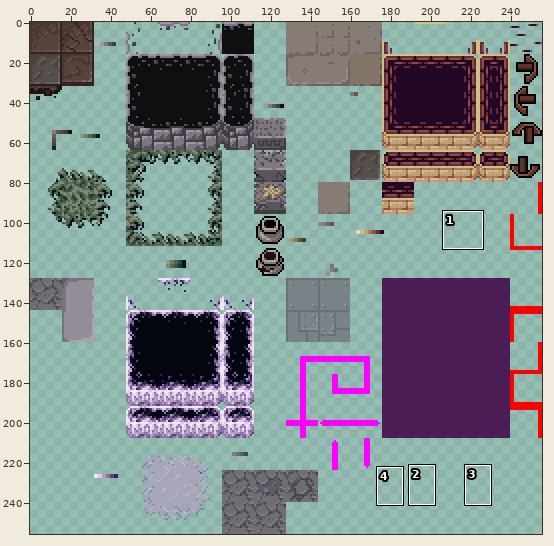
Two states of a sprite sheet, res/tileset.png. The picture above shows the old version from afar; the outline marks the close-up.
Close-up. Before the commit:
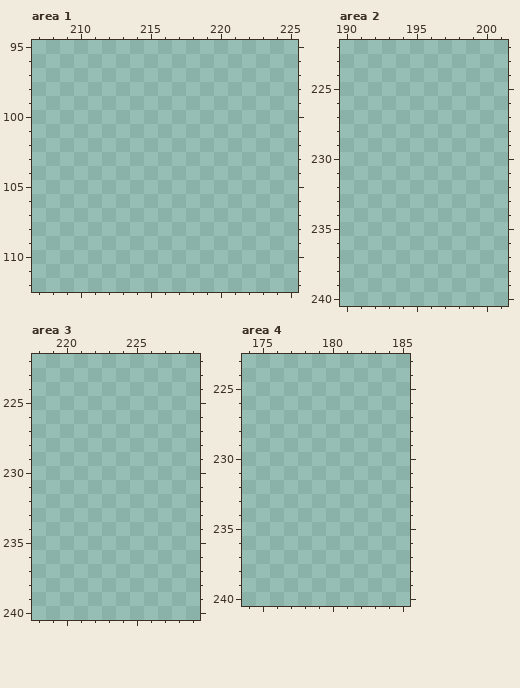
The file is 256x256 pixels. Colours within 5 levels of each other are drawn and written as one. Shown: area 1: x 207..225, y 95..112; area 2: x 190..201, y 222..240; area 3: x 218..229, y 222..240; area 4: x 174..185, y 223..240. The commit also changed other parts of the picture, which this record leaves out.
The same view after the edit:
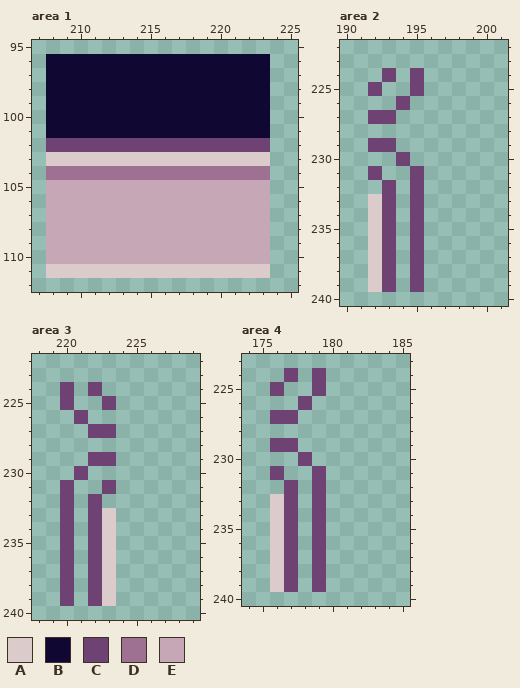
Palette (. is transparent): A #dbcbcb  B #100833  C #6e4272  D #9e7091  E #c6a7b5
The edit:
--- area 1
@@ x 207..225 @@
  95 ...................
- 96 ...................
- 97 ...................
- 98 ...................
- 99 ...................
-100 ...................
-101 ...................
-102 ...................
-103 ...................
-104 ...................
-105 ...................
-106 ...................
-107 ...................
-108 ...................
-109 ...................
-110 ...................
-111 ...................
+ 96 .BBBBBBBBBBBBBBBB..
+ 97 .BBBBBBBBBBBBBBBB..
+ 98 .BBBBBBBBBBBBBBBB..
+ 99 .BBBBBBBBBBBBBBBB..
+100 .BBBBBBBBBBBBBBBB..
+101 .BBBBBBBBBBBBBBBB..
+102 .CCCCCCCCCCCCCCCC..
+103 .AAAAAAAAAAAAAAAA..
+104 .DDDDDDDDDDDDDDDD..
+105 .EEEEEEEEEEEEEEEE..
+106 .EEEEEEEEEEEEEEEE..
+107 .EEEEEEEEEEEEEEEE..
+108 .EEEEEEEEEEEEEEEE..
+109 .EEEEEEEEEEEEEEEE..
+110 .EEEEEEEEEEEEEEEE..
+111 .AAAAAAAAAAAAAAAA..
 112 ...................
--- area 2
@@ x 190..197 @@
 223 ........
-224 ........
-225 ........
-226 ........
-227 ........
+224 ...C.C..
+225 ..C..C..
+226 ....C...
+227 ..CC....
 228 ........
-229 ........
-230 ........
-231 ........
-232 ........
-233 ........
-234 ........
-235 ........
-236 ........
-237 ........
-238 ........
-239 ........
+229 ..CC....
+230 ....C...
+231 ..C..C..
+232 ...C.C..
+233 ..AC.C..
+234 ..AC.C..
+235 ..AC.C..
+236 ..AC.C..
+237 ..AC.C..
+238 ..AC.C..
+239 ..AC.C..
 240 ........
--- area 3
@@ x 218..225 @@
 223 ........
-224 ........
-225 ........
-226 ........
-227 ........
+224 ..C.C...
+225 ..C..C..
+226 ...C....
+227 ....CC..
 228 ........
-229 ........
-230 ........
-231 ........
-232 ........
-233 ........
-234 ........
-235 ........
-236 ........
-237 ........
-238 ........
-239 ........
+229 ....CC..
+230 ...C....
+231 ..C..C..
+232 ..C.C...
+233 ..C.CA..
+234 ..C.CA..
+235 ..C.CA..
+236 ..C.CA..
+237 ..C.CA..
+238 ..C.CA..
+239 ..C.CA..
 240 ........
--- area 4
@@ x 174..181 @@
 223 ........
-224 ........
-225 ........
-226 ........
-227 ........
+224 ...C.C..
+225 ..C..C..
+226 ....C...
+227 ..CC....
 228 ........
-229 ........
-230 ........
-231 ........
-232 ........
-233 ........
-234 ........
-235 ........
-236 ........
-237 ........
-238 ........
-239 ........
+229 ..CC....
+230 ....C...
+231 ..C..C..
+232 ...C.C..
+233 ..AC.C..
+234 ..AC.C..
+235 ..AC.C..
+236 ..AC.C..
+237 ..AC.C..
+238 ..AC.C..
+239 ..AC.C..
 240 ........
